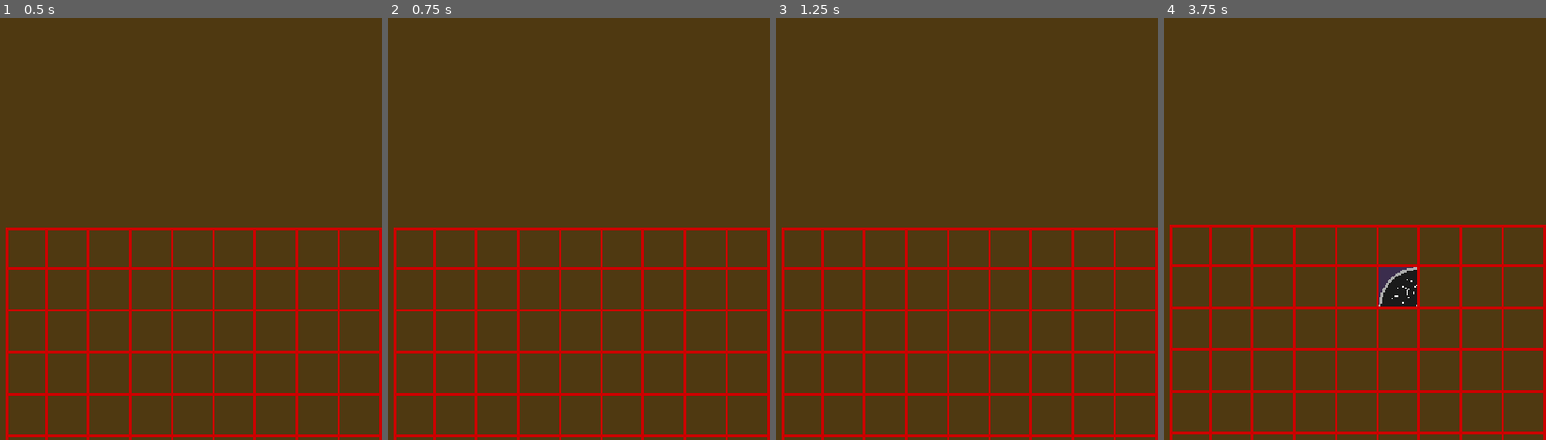
Above: before the commit, frames 1-4 (left to right).
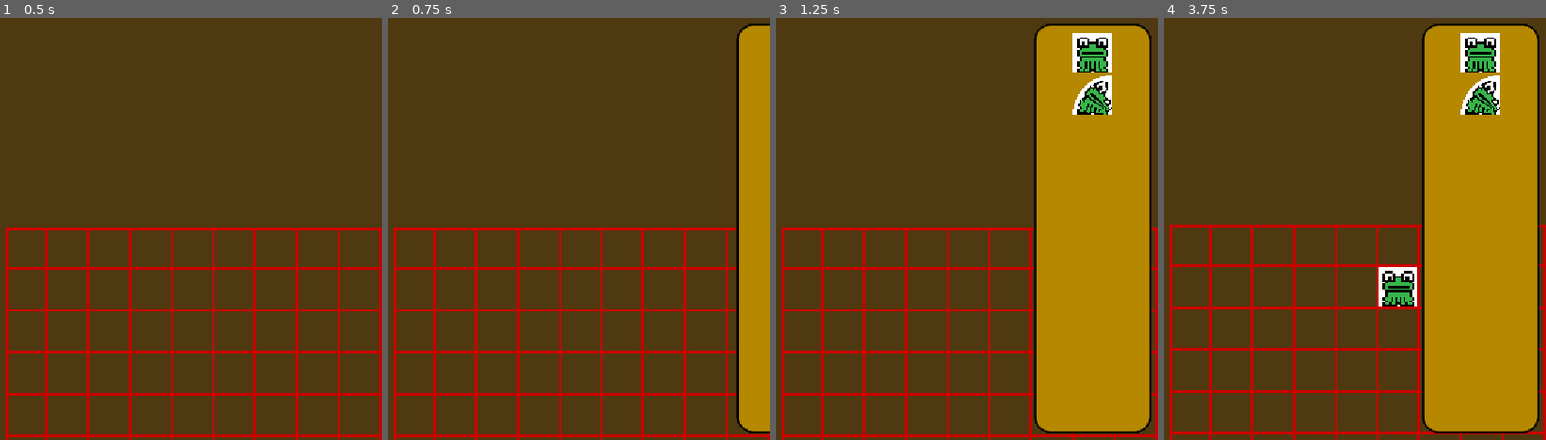
Above: after the commit, the same moments.

Repository: maksymiblue12/TFMG-Mania
Game: Godot game, scene res://world/world.tscn
Two runs of this game, one before a commit and one after it. Both use one fixed random seed, a clock stepped at 60 frames per second and the inputs below.
Inputs (mouse positions are in pixels of both pictures, inside the frame that each line leads up to):
- Up to frame 1 (0.5 s): no input
- Up to frame 2 (0.75 s): tap Enter (ui_accept) at 0.5 s; move the mouse to (559, 207) at 0.52 s; hold C (change_building, bound only before the commit) from 0.53 s (still down); click (559, 207) at 0.67 s
- Up to frame 3 (1.25 s): keep holding C (change_building, bound only before the commit); tap Enter (ui_accept) at 0.77 s
- Up to frame 4 (3.75 s): move the mouse to (outside the picture) at 1.27 s; release C (change_building, bound only before the commit) at 1.28 s; tap S (camera_down) at 1.35 s; click (outside the picture) at 1.42 s; tap Enter (ui_accept) at 1.52, 2.75, 3.02 s; tap C (change_building, bound only before the commit) at 1.55, 3.05 s; move the mouse to (1244, 136) at 2.02 s; hold C (change_building, bound only before the commit) 2.03-2.78 s; tap A (camera_left) at 2.1 s; click (1244, 136) at 2.17 s; move the mouse to (outside the picture) at 2.77 s; tap D (camera_right) at 2.85 s; click (outside the picture) at 2.92 s; move the mouse to (1397, 292) at 3.52 s; hold C (change_building, bound only before the commit) from 3.53 s (still down); tap W (camera_up) at 3.6 s; click (1397, 292) at 3.67 s

Frame 1 is identical in both runs. In frame 2, 8.5% of the frame differs, in the area x 91-100%, y 1-99%; in frame 3, 30%; in frame 4, 31%, in the area x 56-99%, y 1-99%.

Commit message:
Frog + tile picker

Diff:
--- a/assets/belt_corner_animation.gdshader
+++ b/assets/belt_corner_animation.gdshader
@@ -1,6 +1,7 @@
 shader_type canvas_item;
 
 uniform float speed:hint_range(0.0, 10.0, 0.1)=1.0;
+uniform bool flip_y=false;
 
 void fragment() {
     vec2 uv=UV;
@@ -19,7 +20,7 @@
         discard;
     }
     float across=outer_radius-r;
-    float along=fract(progress+speed*TIME);
+    float along=fract((flip_y?1.0-progress:progress)+speed*TIME);
 
     vec2 sample_uv=vec2(across,along);
     COLOR=texture(TEXTURE,sample_uv);
--- a/game_state.gd
+++ b/game_state.gd
@@ -10,11 +10,9 @@
 func get_placable_tile():
 	return tile_to_place.get_copy()
 
+func set_placable_tile(tile:PackedScene):
+	tile_to_place=tile.instantiate()
+
 func _input(event: InputEvent) -> void:
 	if (event.is_action_pressed("rotate_building")):
 		tile_to_place.rotate_tile()
-	elif (event.is_action_pressed("change_building")):
-		if (tile_to_place.has_component("belt")):
-			tile_to_place=BeltCorner.new()
-		else:
-			tile_to_place=Belt.new()
--- a/project.godot
+++ b/project.godot
@@ -52,7 +52,7 @@
 "events": [Object(InputEventKey,"resource_local_to_scene":false,"resource_name":"","device":-1,"window_id":0,"alt_press …(192 unchanged characters)…
 ]
 }
-change_building={
+open_tile_picker={
 "deadzone": 0.2,
 "events": [Object(InputEventKey,"resource_local_to_scene":false,"resource_name":"","device":-1,"window_id":0,"alt_press …(191 unchanged characters)…
 ]
--- a/systems/belt_path/belt_item.tscn
+++ b/systems/belt_path/belt_item.tscn
@@ -1,6 +1,7 @@
 [gd_scene format=3 uid="uid://cv4q55vx2spaw"]
 
 [ext_resource type="Script" uid="uid://deju44h6eonwt" path="res://systems/belt_path/belt_item.gd" id="1_ej1mx"]
+[ext_resource type="Texture2D" uid="uid://bgxn2y2aebelg" path="res://assets/iron.png" id="2_pbpmj"]
 
 [node name="BeltItem" type="Node2D" unique_id=21111882]
 z_index = 1
@@ -19,3 +20,7 @@
 grow_horizontal = 2
 grow_vertical = 2
 color = Color(1, 0, 0, 1)
+
+[node name="Sprite2D" type="Sprite2D" parent="." unique_id=2117800203]
+scale = Vector2(0.02, 0.02)
+texture = ExtResource("2_pbpmj")
--- a/systems/belt_path/belt_path.gd
+++ b/systems/belt_path/belt_path.gd
@@ -27,7 +27,9 @@
 
 func add_belt(belt:BasicBelt):
 	belt.belt_path=self
-	if (!segments.is_empty()): segments[-1].ejector_active=false;segments[-1].clear_ejector_item()
+	if (!segments.is_empty()):
+		segments[-1].disable_ejector()
+		belt.disable_acceptor()
 	segments.append(belt)
 	for i in belt.get_points_for_path():
 		curve.add_point(i)
--- a/tiles/belt/basic_belt.gd
+++ b/tiles/belt/basic_belt.gd
@@ -7,10 +7,14 @@
 	super._init()
 	components.append("basic_belt")
 
+func _ready() -> void:
+	super._ready()
+	blocked_acceptor_directions[get_direction()]=true
+
 func get_points_for_path():
 	assert(false,"Not Implemented")
 
-func can_accept_item():
+func can_accept_item(_from_dir:GameConstants.DIRECTION):
 	return belt_path.can_add_item()
 
 func on_item_accepted():
--- a/tiles/belt/belt_corner.gd
+++ b/tiles/belt/belt_corner.gd
@@ -49,6 +49,8 @@
 	super._ready()
 	GameState.belt_manager.on_belt_corner_added(self)
 	$Sprite2D.flip_v=!flipped
+	block_all_acceptor_directions()
+	blocked_acceptor_directions[get_starting_direction()]=false
 
 func copy_to(tile):
 	super.copy_to(tile)
--- a/tiles/item_interface.gd
+++ b/tiles/item_interface.gd
@@ -5,6 +5,7 @@
 var ejector_active:bool=true
 var accepted_item:GameConstants.ITEM_TYPE=GameConstants.ITEM_TYPE.NONE
 var acceptor_active:bool=true
+var blocked_acceptor_directions:Array[bool]=[false,false,false,false]
 
 func _init() -> void:
 	super._init()
@@ -19,11 +20,19 @@
 	accepted_item=GameConstants.ITEM_TYPE.NONE
 	return t
 
-func can_accept_item():
+func can_accept_item(_from_dir:GameConstants.DIRECTION):
 	return true
 
-func try_accept_item(item_type:GameConstants.ITEM_TYPE):
-	if (!acceptor_active or !can_accept_item()): return false
+func block_all_acceptor_directions():
+	blocked_acceptor_directions=[true,true,true,true]
+
+func disable_acceptor():
+	acceptor_active=false
+	pop_accepted_item()
+
+func try_accept_item(item_type:GameConstants.ITEM_TYPE,from_dir:GameConstants.DIRECTION):
+	if (!acceptor_active or blocked_acceptor_directions[GameConstants.OPPOSITE_DIRECTION[from_dir]]): return false
+	if (!can_accept_item(from_dir)): return false
 	if (accepted_item==GameConstants.ITEM_TYPE.NONE):
 		accepted_item=item_type
 		on_item_accepted()
@@ -38,6 +47,10 @@
 
 func clear_ejector_item():
 	item_to_eject=GameConstants.ITEM_TYPE.NONE
+
+func disable_ejector():
+	ejector_active=false
+	clear_ejector_item()
 
 func on_item_ejected():
 	pass
@@ -55,6 +68,6 @@
 	var sq=square.get_direction_neighbours()[get_direction()]
 	if (sq and sq.has_tile and sq.tile.has_component("item_acceptor")):
 		var t=sq.tile
-		if (t.try_accept_item(item_to_eject)):
+		if (t.try_accept_item(item_to_eject,get_direction())):
 			item_to_eject=GameConstants.ITEM_TYPE.NONE
 			on_item_ejected()
--- a/world/square.gd
+++ b/world/square.gd
@@ -47,7 +47,7 @@
 		GameConstants.DIRECTION.DOWN:grid.get_square_or_null(grid_id,x_index,y_index+1),
 	}
 
-func _input(event: InputEvent) -> void:
+func _unhandled_input(event: InputEvent) -> void:
 	if (event.is_action_pressed("mouse_left")):
 		if (has_mouse and !has_tile):
 			set_tile()
--- /dev/null
+++ b/world/ui/tile_picker_option.gd
@@ -0,0 +1,23 @@
+class_name TilePickerOption
+extends VBoxContainer
+
+@export var texture:Texture2D
+@export var scene:PackedScene
+
+@onready var sprite:TextureRect=$TextureRect
+@onready var anim_player:AnimationPlayer=$AnimationPlayer
+
+var has_mouse:bool=false
+
+func _ready() -> void:
+	sprite.texture=texture
+
+func _input(event: InputEvent) -> void:
+	if (event is InputEventMouseButton):
+		if (event.button_index==MOUSE_BUTTON_LEFT and sprite.get_rect().has_point(get_local_mouse_position())):
+			GameState.set_placable_tile(scene)
+			anim_player.play("click_tile_picker_option")
+
+func _on_mouse_entered() -> void:
+	has_mouse=true
+	anim_player.play("hover_over_tile_picker_option")
--- /dev/null
+++ b/world/ui/tile_picker_option.tscn
@@ -0,0 +1,103 @@
+[gd_scene format=3 uid="uid://pg1it2cub0j8"]
+
+[ext_resource type="Script" uid="uid://sm3dcqjmxwjg" path="res://world/ui/tile_picker_option.gd" id="1_dlves"]
+[ext_resource type="Texture2D" uid="uid://dbl60y6886tlc" path="res://assets/belt.png" id="1_lsqnp"]
+
+[sub_resource type="Animation" id="Animation_dlves"]
+length = 0.001
+tracks/0/type = "value"
+tracks/0/imported = false
+tracks/0/enabled = true
+tracks/0/path = NodePath("TextureRect:offset_transform_rotation")
+tracks/0/interp = 1
+tracks/0/loop_wrap = true
+tracks/0/keys = {
+"times": PackedFloat32Array(0),
+"transitions": PackedFloat32Array(1),
+"update": 0,
+"values": [0.0]
+}
+tracks/1/type = "value"
+tracks/1/imported = false
+tracks/1/enabled = true
+tracks/1/path = NodePath("TextureRect:offset_transform_scale")
+tracks/1/interp = 1
+tracks/1/loop_wrap = true
+tracks/1/keys = {
+"times": PackedFloat32Array(0),
+"transitions": PackedFloat32Array(1),
+"update": 0,
+"values": [Vector2(1, 1)]
+}
+
+[sub_resource type="Animation" id="Animation_tgll2"]
+resource_name = "click_tile_picker_option"
+length = 0.25
+tracks/0/type = "value"
+tracks/0/imported = false
+tracks/0/enabled = true
+tracks/0/path = NodePath("TextureRect:offset_transform_scale")
+tracks/0/interp = 1
+tracks/0/loop_wrap = true
+tracks/0/keys = {
+"times": PackedFloat32Array(0, 0.25),
+"transitions": PackedFloat32Array(1, 1),
+"update": 0,
+"values": [Vector2(1.1, 1.1), Vector2(1, 1)]
+}
+tracks/1/type = "value"
+tracks/1/imported = false
+tracks/1/enabled = true
+tracks/1/path = NodePath("TextureRect:offset_transform_rotation")
+tracks/1/interp = 1
+tracks/1/loop_wrap = true
+tracks/1/keys = {
+"times": PackedFloat32Array(0),
+"transitions": PackedFloat32Array(1),
+"update": 0,
+"values": [0.0]
+}
+
+[sub_resource type="Animation" id="Animation_l5wa0"]
+resource_name = "hover_over_tile_picker_option"
+length = 0.375
+tracks/0/type = "value"
+tracks/0/imported = false
+tracks/0/enabled = true
+tracks/0/path = NodePath("TextureRect:offset_transform_rotation")
+tracks/0/interp = 2
+tracks/0/loop_wrap = true
+tracks/0/keys = {
+"times": PackedFloat32Array(0, 0.125, 0.25, 0.375),
+"transitions": PackedFloat32Array(1, 1, 1, 1),
+"update": 0,
+"values": [0.0, 0.08726646259971647, -0.03490658503988659, 0.0]
+}
+
+[sub_resource type="AnimationLibrary" id="AnimationLibrary_tgll2"]
+_data = {
+&"RESET": SubResource("Animation_dlves"),
+&"click_tile_picker_option": SubResource("Animation_tgll2"),
+&"hover_over_tile_picker_option": SubResource("Animation_l5wa0")
+}
+
+[node name="TilePickerOption" type="VBoxContainer" unique_id=2121589846]
+anchors_preset = 5
+anchor_left = 0.5
+anchor_right = 0.5
+offset_right = 60.0
+offset_bottom = 60.0
+grow_horizontal = 2
+size_flags_horizontal = 6
+script = ExtResource("1_dlves")
+
+[node name="TextureRect" type="TextureRect" parent="." unique_id=2064562833]
+texture_filter = 1
+layout_mode = 2
+offset_transform_enabled = true
+texture = ExtResource("1_lsqnp")
+
+[node name="AnimationPlayer" type="AnimationPlayer" parent="." unique_id=1411777625]
+libraries/ = SubResource("AnimationLibrary_tgll2")
+
+[connection signal="mouse_entered" from="." to="." method="_on_mouse_entered"]
--- /dev/null
+++ b/world/ui/ui.gd
@@ -0,0 +1,19 @@
+extends CanvasLayer
+
+@onready var anim_player:AnimationPlayer=$MarginContainer/HBoxContainer/AnimationPlayer
+
+var tile_picker_open:bool=false
+
+func _input(event: InputEvent) -> void:
+	if (event.is_action_pressed("open_tile_picker")):
+		if (anim_player.is_playing()): return
+		if (tile_picker_open):
+			anim_player.play("tile_picker_close")
+		else:
+			anim_player.play("tile_picker_open")
+
+func on_tile_picker_opened():
+	tile_picker_open=true
+
+func on_tile_picker_closed():
+	tile_picker_open=false
--- a/world/ui/ui.tscn
+++ b/world/ui/ui.tscn
@@ -1,6 +1,113 @@
 [gd_scene format=3 uid="uid://cwlsksu54apuc"]
 
+[ext_resource type="Script" uid="uid://cqpnj030v2fwv" path="res://world/ui/ui.gd" id="1_2jtvl"]
+[ext_resource type="Texture2D" uid="uid://dbl60y6886tlc" path="res://assets/belt.png" id="1_fmcf5"]
+[ext_resource type="PackedScene" uid="uid://pg1it2cub0j8" path="res://world/ui/tile_picker_option.tscn" id="2_2jtvl"]
+[ext_resource type="PackedScene" uid="uid://48hv7ohq0f80" path="res://tiles/belt/belt.tscn" id="4_1edyf"]
+[ext_resource type="PackedScene" uid="uid://ci6n1uwx57hqi" path="res://tiles/belt/belt_corner.tscn" id="6_mhr6j"]
+[ext_resource type="Shader" uid="uid://bpqxn7w608tnx" path="res://assets/belt_corner_animation.gdshader" id="6_o2uhh"]
+
+[sub_resource type="StyleBoxFlat" id="StyleBoxFlat_v2477"]
+bg_color = Color(0.71, 0.53249997, 0, 1)
+border_width_left = 3
+border_width_top = 3
+border_width_right = 3
+border_width_bottom = 3
+border_color = Color(0, 0, 0, 1)
+corner_radius_top_left = 25
+corner_radius_top_right = 25
+corner_radius_bottom_right = 25
+corner_radius_bottom_left = 25
+
+[sub_resource type="ShaderMaterial" id="ShaderMaterial_g30op"]
+shader = ExtResource("6_o2uhh")
+shader_parameter/speed = 0.0
+shader_parameter/flip_y = true
+
+[sub_resource type="Animation" id="Animation_fmcf5"]
+length = 0.001
+tracks/0/type = "value"
+tracks/0/imported = false
+tracks/0/enabled = true
+tracks/0/path = NodePath("Panel:offset_transform_position:x")
+tracks/0/interp = 1
+tracks/0/loop_wrap = true
+tracks/0/keys = {
+"times": PackedFloat32Array(0),
+"transitions": PackedFloat32Array(1),
+"update": 1,
+"values": [200.0]
+}
+
+[sub_resource type="Animation" id="Animation_pmapg"]
+resource_name = "tile_picker_close"
+length = 0.5
+tracks/0/type = "value"
+tracks/0/imported = false
+tracks/0/enabled = true
+tracks/0/path = NodePath("Panel:offset_transform_position:x")
+tracks/0/interp = 2
+tracks/0/loop_wrap = true
+tracks/0/keys = {
+"times": PackedFloat32Array(0, 0.5),
+"transitions": PackedFloat32Array(1, 1),
+"update": 0,
+"values": [0.0, 200.0]
+}
+tracks/1/type = "method"
+tracks/1/imported = false
+tracks/1/enabled = true
+tracks/1/path = NodePath("../..")
+tracks/1/interp = 1
+tracks/1/loop_wrap = true
+tracks/1/keys = {
+"times": PackedFloat32Array(0.5),
+"transitions": PackedFloat32Array(1),
+"values": [{
+"args": [],
+"method": &"on_tile_picker_closed"
+}]
+}
+
+[sub_resource type="Animation" id="Animation_2jtvl"]
+resource_name = "tile_picker_open"
+length = 0.5
+tracks/0/type = "value"
+tracks/0/imported = false
+tracks/0/enabled = true
+tracks/0/path = NodePath("Panel:offset_transform_position:x")
+tracks/0/interp = 2
+tracks/0/loop_wrap = true
+tracks/0/keys = {
+"times": PackedFloat32Array(0, 0.5),
+"transitions": PackedFloat32Array(1, 1),
+"update": 0,
+"values": [200.0, 0.0]
+}
+tracks/1/type = "method"
+tracks/1/imported = false
+tracks/1/enabled = true
+tracks/1/path = NodePath("../..")
+tracks/1/interp = 1
+tracks/1/loop_wrap = true
+tracks/1/keys = {
+"times": PackedFloat32Array(0.5),
+"transitions": PackedFloat32Array(1),
+"values": [{
+"args": [],
+"method": &"on_tile_picker_opened"
+}]
+}
+
+[sub_resource type="AnimationLibrary" id="AnimationLibrary_pmapg"]
+_data = {
+&"RESET": SubResource("Animation_fmcf5"),
+&"tile_picker_close": SubResource("Animation_pmapg"),
+&"tile_picker_open": SubResource("Animation_2jtvl")
+}
+
 [node name="UI" type="CanvasLayer" unique_id=884143875]
+script = ExtResource("1_2jtvl")
 
 [node name="MarginContainer" type="MarginContainer" parent="." unique_id=277913910]
 anchors_preset = 15
@@ -12,3 +119,52 @@
 theme_override_constants/margin_top = 10
 theme_override_constants/margin_right = 10
 theme_override_constants/margin_bottom = 10
+
+[node name="HBoxContainer" type="HBoxContainer" parent="MarginContainer" unique_id=406465394]
+layout_mode = 2
+alignment = 2
+
+[node name="Panel" type="Panel" parent="MarginContainer/HBoxContainer" unique_id=1999194439]
+custom_minimum_size = Vector2(180, 0)
+layout_mode = 2
+offset_transform_enabled = true
+offset_transform_position = Vector2(200, 0)
+theme_override_styles/panel = SubResource("StyleBoxFlat_v2477")
+
+[node name="MarginContainer" type="MarginContainer" parent="MarginContainer/HBoxContainer/Panel" unique_id=434300146]
+layout_mode = 1
+anchors_preset = 15
+anchor_right = 1.0
+anchor_bottom = 1.0
+grow_horizontal = 2
+grow_vertical = 2
+theme_override_constants/margin_left = 15
+theme_override_constants/margin_top = 15
+theme_override_constants/margin_right = 15
+theme_override_constants/margin_bottom = 15
+
+[node name="ScrollContainer" type="ScrollContainer" parent="MarginContainer/HBoxContainer/Panel/MarginContainer" unique_id=129896138]
+layout_mode = 2
+
+[node name="VBoxContainer" type="VBoxContainer" parent="MarginContainer/HBoxContainer/Panel/MarginContainer/ScrollContainer" unique_id=442330395]
+layout_mode = 2
+size_flags_horizontal = 3
+size_flags_vertical = 3
+
+[node name="TilePickerOption" parent="MarginContainer/HBoxContainer/Panel/MarginContainer/ScrollContainer/VBoxContainer" unique_id=1716659385 instance=ExtResource("2_2jtvl")]
+layout_mode = 2
+texture = ExtResource("1_fmcf5")
+scene = ExtResource("4_1edyf")
+
+[node name="TilePickerOption2" parent="MarginContainer/HBoxContainer/Panel/MarginContainer/ScrollContainer/VBoxContainer" unique_id=550196283 instance=ExtResource("2_2jtvl")]
+layout_mode = 2
+texture = ExtResource("1_fmcf5")
+scene = ExtResource("6_mhr6j")
+
+[node name="TextureRect" parent="MarginContainer/HBoxContainer/Panel/MarginContainer/ScrollContainer/VBoxContainer/TilePickerOption2" index="0" unique_id=2064562833]
+material = SubResource("ShaderMaterial_g30op")
+
+[node name="AnimationPlayer" type="AnimationPlayer" parent="MarginContainer/HBoxContainer" unique_id=2035277373]
+libraries/ = SubResource("AnimationLibrary_pmapg")
+
+[editable path="MarginContainer/HBoxContainer/Panel/MarginContainer/ScrollContainer/VBoxContainer/TilePickerOption2"]
--- a/world/world.tscn
+++ b/world/world.tscn
@@ -1,10 +1,13 @@
 [gd_scene format=3 uid="uid://bqykhjxijg8fg"]
 
+[ext_resource type="PackedScene" uid="uid://cwlsksu54apuc" path="res://world/ui/ui.tscn" id="1_h5o24"]
 [ext_resource type="Script" uid="uid://vxtutjs55nhh" path="res://world/grid.gd" id="2_fj7yv"]
 [ext_resource type="Script" uid="uid://dke8bwkc61cv" path="res://systems/belt_path/belt_manager.gd" id="3_4717r"]
 [ext_resource type="Script" uid="uid://cv2i7u0x5m256" path="res://world/camera.gd" id="3_h5o24"]
 
 [node name="world" type="Node2D" unique_id=1034354916]
+
+[node name="UI" parent="." unique_id=884143875 instance=ExtResource("1_h5o24")]
 
 [node name="Grid" type="Node2D" parent="." unique_id=1319886767]
 script = ExtResource("2_fj7yv")
Binary file added: assets/aaa.png
Not shown, added: assets/aaa.png.import
Binary file changed: assets/belt.png
Binary file added: assets/iron.png
Not shown, added: assets/iron.png.import
Not shown, added: world/ui/tile_picker_option.gd.uid
Not shown, added: world/ui/ui.gd.uid
